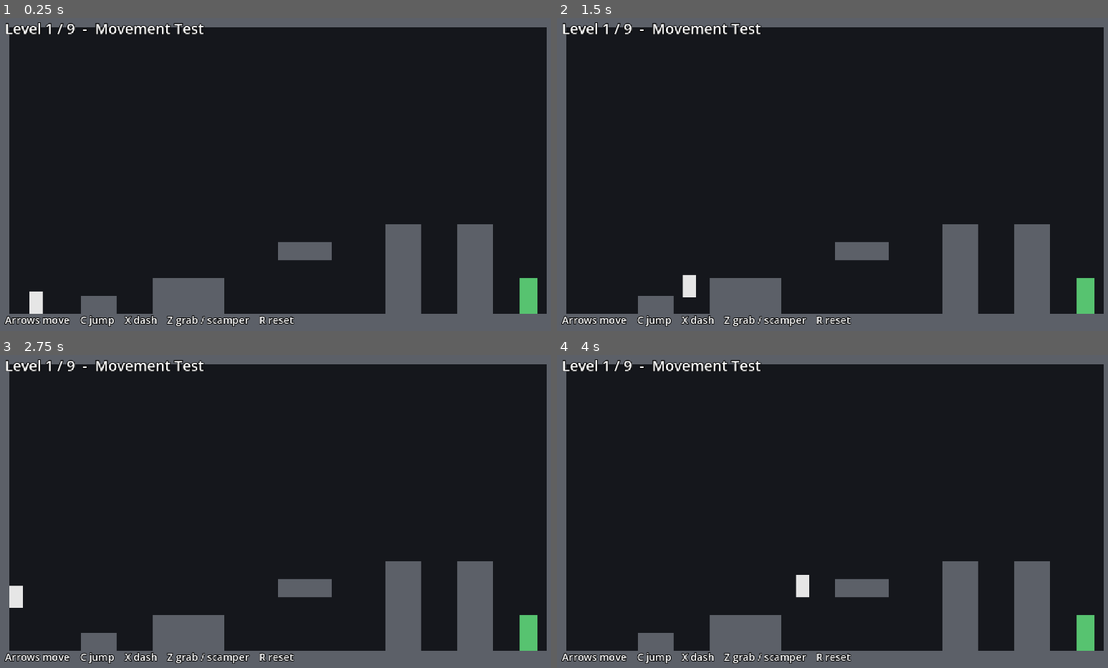
Above: before the commit, frames 1-4 (two rows, left to right).
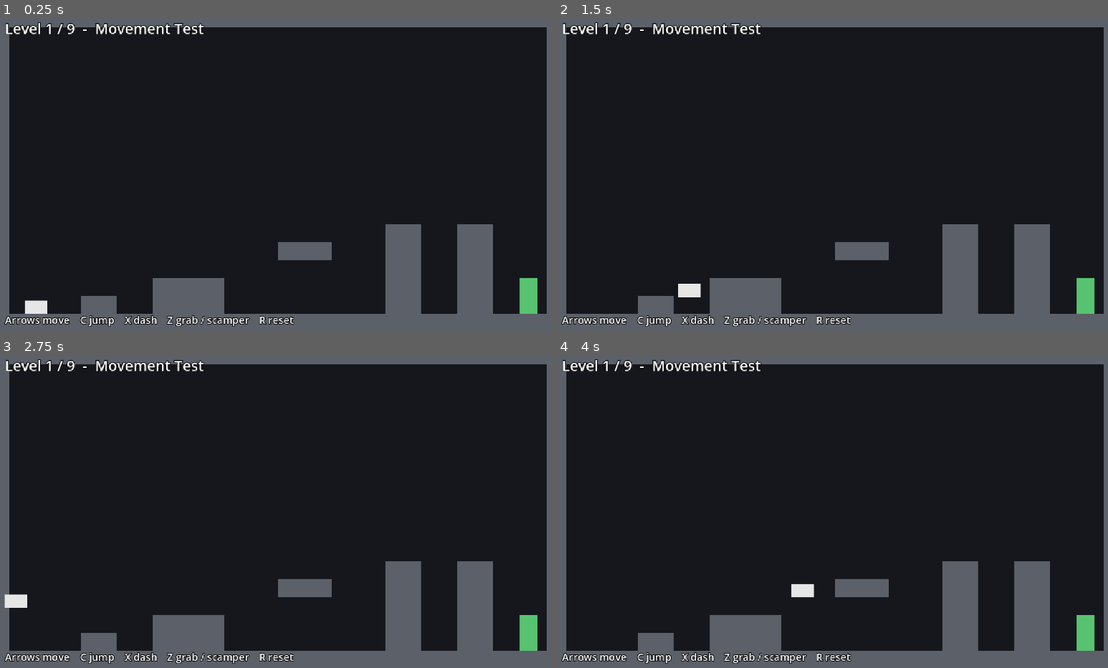
Above: after the commit, the same moments.

Repository: AJS1597/deja-mew
Game: Godot game, scene res://scenes/main.tscn
Two runs of this game, one before a commit and one after it. Both use one fixed random seed, a clock stepped at 60 frames per second and the inputs below.
Inputs:
- Up to frame 1 (0.25 s): no input
- Up to frame 2 (1.5 s): tap Enter at 0.5 s; hold Z (grab) 0.53-1.28 s; hold Right (move_right) from 0.53 s (still down); tap X (dash) at 0.6 s; tap C (jump) at 0.77, 1.07 s; tap Z (grab) at 1.35 s
- Up to frame 3 (2.75 s): tap C (jump) at 1.52, 1.55, 1.82 s; release Right (move_right) at 2.03 s; hold Left (move_left) from 2.03 s (still down); hold C (jump) from 2.03 s (still down); tap X (dash) at 2.3 s
- Up to frame 4 (4 s): release Left (move_left) at 2.78 s; release C (jump) at 2.78 s; hold Right (move_right) from 2.78 s (still down); tap X (dash) at 2.85 s; tap C (jump) at 3.02, 3.32, 3.77, 3.8 s; tap Z (grab) at 3.05 s; hold Z (grab) from 3.53 s (still down)

The runs differ from the first frame. In frame 1, 0.2% of the frame differs, in the area x 4-9%, y 87-95%; in frame 2, 0.2%, in the area x 21-27%, y 81-90%; in frame 3, 0.1%; in frame 4, 0.2%.

Commit message:
Rotate the graybox cat to face dash and movement directions

Diff:
--- a/scripts/player.gd
+++ b/scripts/player.gd
@@ -77,9 +77,10 @@
 		scamper_left = scamper_distance
 
 	var input_axis := Input.get_axis("move_left", "move_right")
-	if input_axis != 0.0:
+	if input_axis != 0.0 and wall_jump_lock_timer <= 0.0:
 		facing = 1 if input_axis > 0.0 else -1
-		sprite.flip_h = facing < 0
+	if wall_jump_lock_timer <= 0.0:
+		_face_direction(Vector2(float(facing), 0.0))
 
 	if Input.is_action_just_pressed("jump"):
 		jump_buffer_timer = jump_buffer_time
@@ -123,9 +124,11 @@
 			velocity.y = -scamper_speed
 			velocity.x = -wall_normal.x * wall_stick_speed
 			scamper_left = maxf(scamper_left - scamper_speed * delta, 0.0)
+			_face_direction(Vector2(0.0, -1.0))
 		elif grab_held and velocity.y >= 0.0:
 			velocity.y = minf(velocity.y, wall_grab_slide_speed)
 			velocity.x = -wall_normal.x * wall_stick_speed
+			_face_direction(Vector2(-wall_normal.x, 0.0))
 		elif press_into_wall and velocity.y > 0.0 and not is_on_floor():
 			velocity.y = minf(velocity.y, wall_slide_speed)
 
@@ -142,7 +145,7 @@
 	velocity.x = wall_normal.x * wall_jump_horizontal_speed
 	velocity.y = wall_jump_vertical_speed
 	facing = 1 if wall_normal.x > 0.0 else -1
-	sprite.flip_h = facing < 0
+	_face_direction(Vector2(wall_normal.x, -1.0))
 	wall_jump_lock_timer = wall_jump_lockout
 	coyote_timer = 0.0
 	jump_buffer_timer = 0.0
@@ -156,7 +159,7 @@
 	_dash_direction = direction.normalized()
 	if absf(_dash_direction.x) > 0.01:
 		facing = 1 if _dash_direction.x > 0.0 else -1
-		sprite.flip_h = facing < 0
+	_face_direction(_dash_direction)
 
 	dashes_left -= 1
 	_is_dashing = true
@@ -176,6 +179,27 @@
 		sprite.modulate = Color.WHITE
 
 	move_and_slide()
+
+
+## Points the cat's long axis along [param direction]. The cat is horizontal
+## (on all fours) by default; dashes, scampering, and wall jumps rotate it.
+func _face_direction(direction: Vector2) -> void:
+	if sprite == null or direction == Vector2.ZERO:
+		return
+
+	var normalized := direction.normalized()
+	var angle := normalized.angle()
+	if normalized.x < 0.0:
+		sprite.flip_h = true
+		sprite.rotation = wrapf(angle + PI, -PI, PI)
+	else:
+		sprite.flip_h = false
+		sprite.rotation = angle
+
+	# The 20x12 on-all-fours sprite is shorter than the 12x20 hitbox. Lower it
+	# while horizontal so its feet sit on the bottom of the hitbox.
+	var ground_offset := 4.0 if absf(normalized.y) < 0.01 else 0.0
+	sprite.position = Vector2(0.0, ground_offset)
 
 
 ## Returns the normal of a wall the player is touching, or Vector2.ZERO.
Binary file changed: assets/sprites/cat_graybox.png
